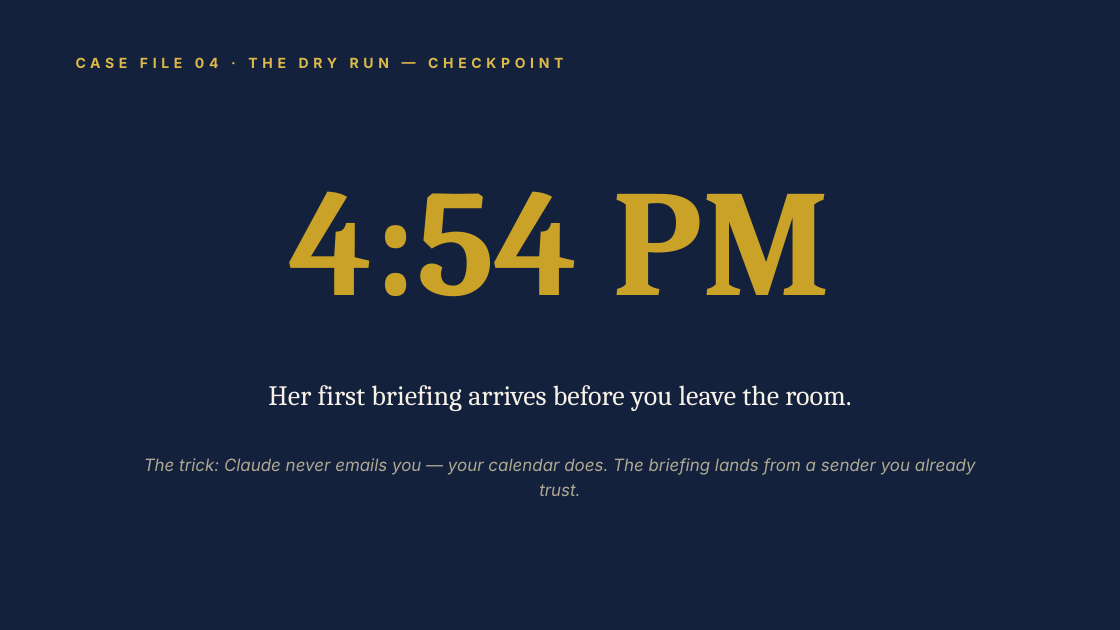
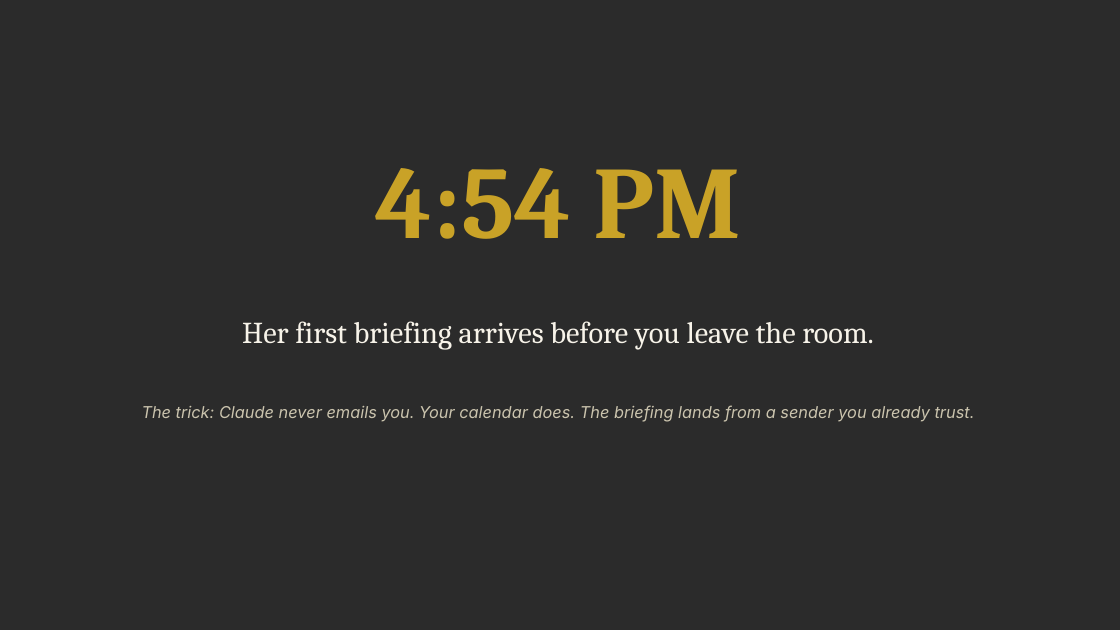
Before and after one commit to denisekgosnell/Donna, a slide deck: slide 17 of assets/build-your-own-donna.pptx (slide 12 before the commit). Drawn at 1120x630 pixels with LibreOffice and Linux fonts; fonts in the diff are those of the drawing; background and template pictures are left out; a plain dark background stands for a picture behind light text. Boxes give left, top, right and bottom in pixels: in the first picture for what was removed or moved away, otherwise in the second. Text is boxed around its words. In the diff, an @@ line names an element or a change of style, - is before the commit and + after.

```diff
--- a/assets/build-your-own-donna.pptx
+++ b/assets/build-your-own-donna.pptx
@@ background #14213D to picture (left out) @@
@@ text removed at (76,57,563,68) @@
-CASE FILE 04 · THE DRY RUN — CHECKPOINT
@@ text "4:54 PM" at (376,168,742,239): size 130 to 88 pt @@
@@ text "Her first briefing arrives before ...": place and size @@
-text "Her first briefing arrives before ..." at (268,385,851,411)
+text "Her first briefing arrives before ..." at (242,321,874,350)
@@ text "Her first briefing arrives before ..." at (242,321,874,350): size 24 to 26 pt @@
@@ text at (142,405,975,422): text changed; size 14.5 to 14 pt; text colour #AFA893 to #CBC4AE @@
-The trick: Claude never emails you — your calendar does. The briefing lands from a sender you already trust.
+The trick: Claude never emails you. Your calendar does. The briefing lands from a sender you already trust.
```
Also in this commit, not shown: 13 other slides changed, 7 slides added, 9 other files.
